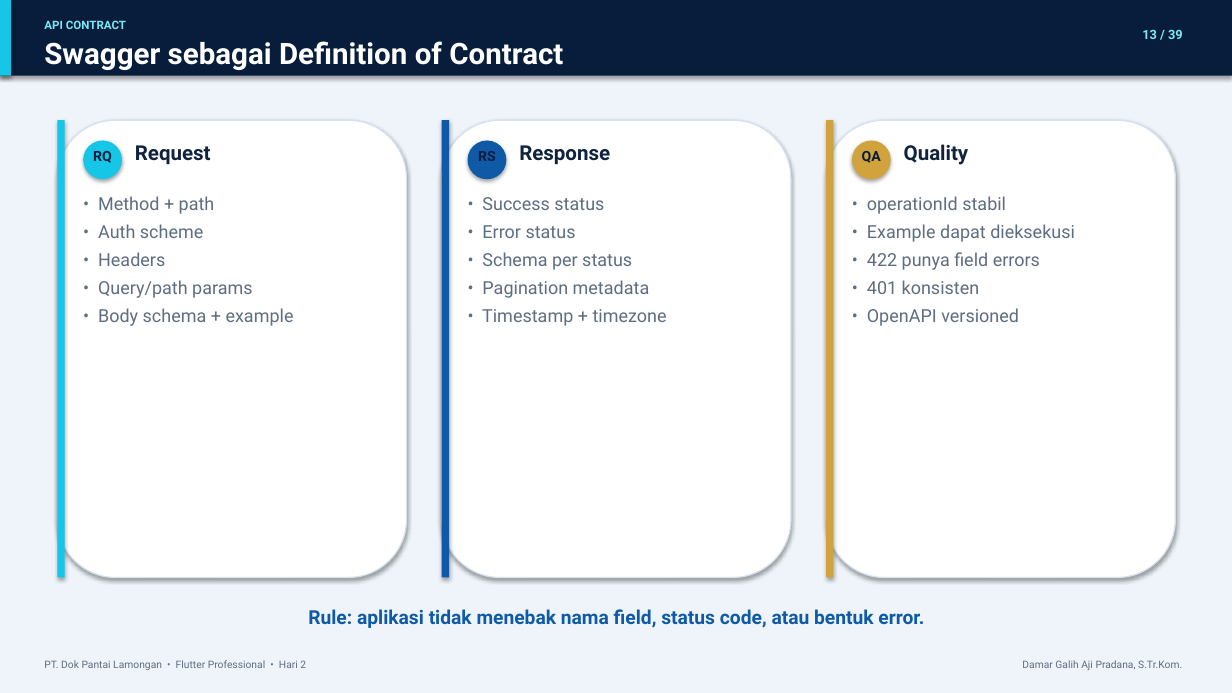
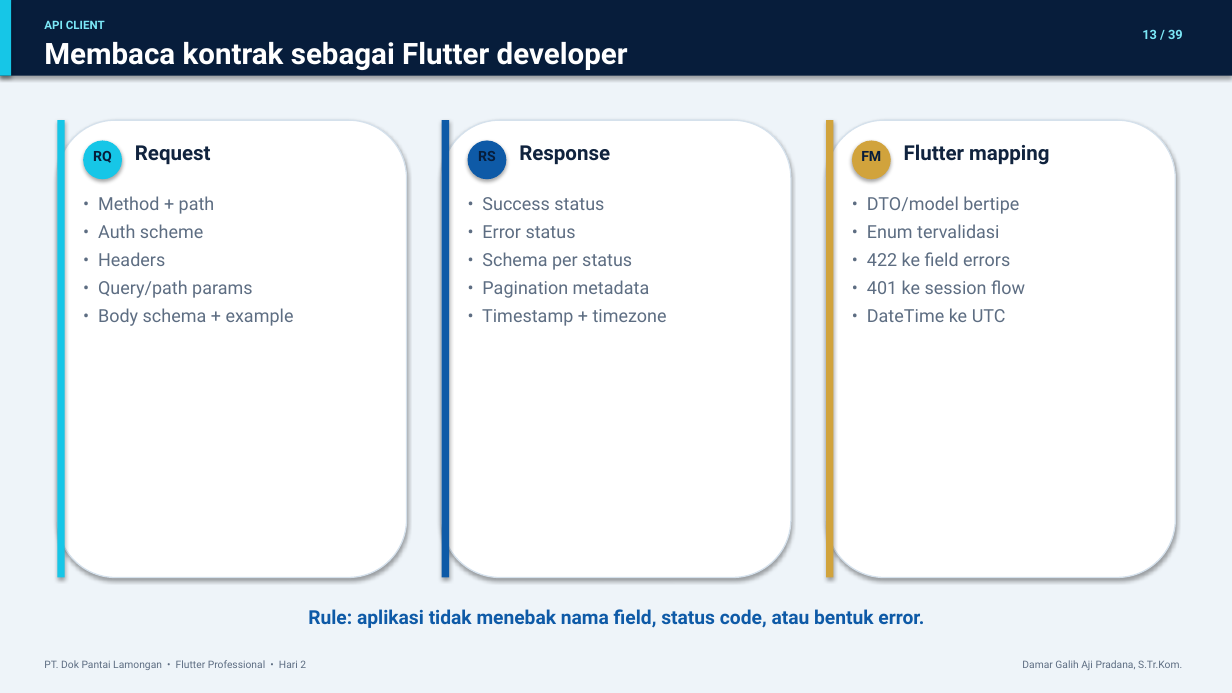
Before and after one commit to D4marp/Inspection-APi, a slide deck: slide 13 of Hari_2_Flutter_Professional.pptx. Drawn at 1232x693 pixels with LibreOffice and Linux fonts; fonts in the diff are those of the drawing. Boxes give left, top, right and bottom in pixels: in the first picture for what was removed or moved away, otherwise in the second. Text is boxed around its words. In the diff, an @@ line names an element or a change of style, - is before the commit and + after.

Commit message:
Refocus day 2 and 3 materials on Flutter

```diff
--- a/Hari_2_Flutter_Professional.pptx
+++ b/Hari_2_Flutter_Professional.pptx
@@ text at bbox=[44, 20, 105, 29]: text changed @@
-API CONTRACT
+API CLIENT
@@ text at bbox=[44, 42, 628, 70]: text changed @@
-Swagger sebagai Definition of Contract
+Membaca kontrak sebagai Flutter developer
@@ text at bbox=[904, 144, 1049, 165]: text changed @@
-Quality
+Flutter mapping
@@ text at bbox=[861, 151, 881, 161]: text changed @@
-QA
+FM
@@ text at bbox=[867, 196, 1025, 322]: text changed @@
-• operationId stabil
-• Example dapat dieksekusi
-• 422 punya field errors
-• 401 konsisten
-• OpenAPI versioned
+• DTO/model bertipe
+• Enum tervalidasi
+• 422 ke field errors
+• 401 ke session flow
+• DateTime ke UTC
```
Also in this commit, not shown: 13 other slides changed, 14 other files.
